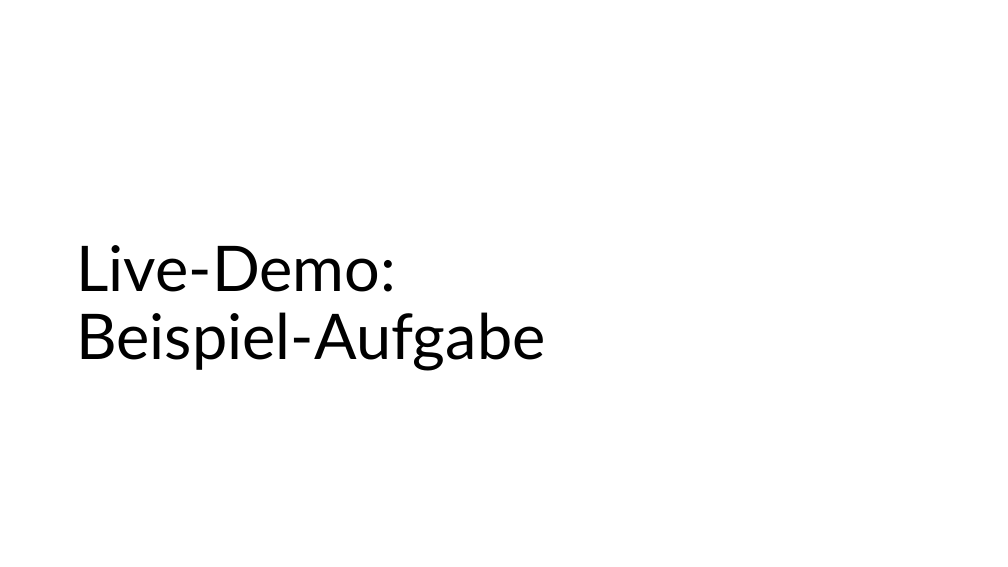
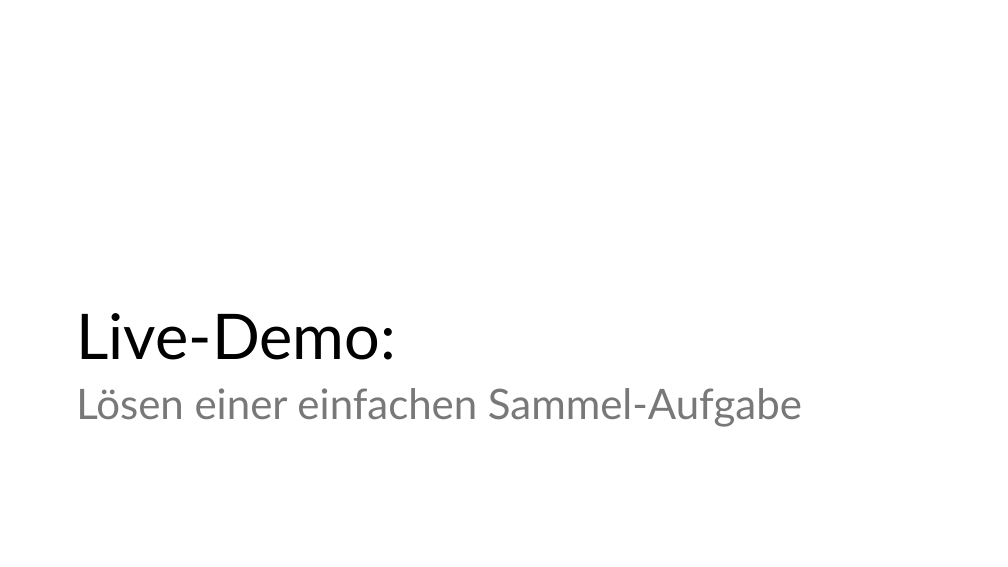
Before and after one commit to Mac-Lego-RMS/HoT_Meetup_2024, a slide deck: slide 27 of HoT-Meetup_2024_Pybricks.pptx (slide 20 before the commit). Drawn at 1008x567 pixels with LibreOffice and Linux fonts; fonts in the diff are those of the drawing. Boxes give left, top, right and bottom in pixels: in the first picture for what was removed or moved away, otherwise in the second. Text is boxed around its words. In the diff, an @@ line names an element or a change of style, - is before the commit and + after.

```diff
--- a/HoT-Meetup_2024_Pybricks.pptx
+++ b/HoT-Meetup_2024_Pybricks.pptx
@@ title at [76,313,396,360]: text changed @@
-Live-Demo:
-Beispiel-Aufgabe
+Live-Demo:
@@ text added at [76,388,802,427], 40 pt, text #797979 @@
+Lösen einer einfachen Sammel-Aufgabe
```
Also in this commit, not shown: 5 other slides changed, 1 slide added, 3 slides removed.
